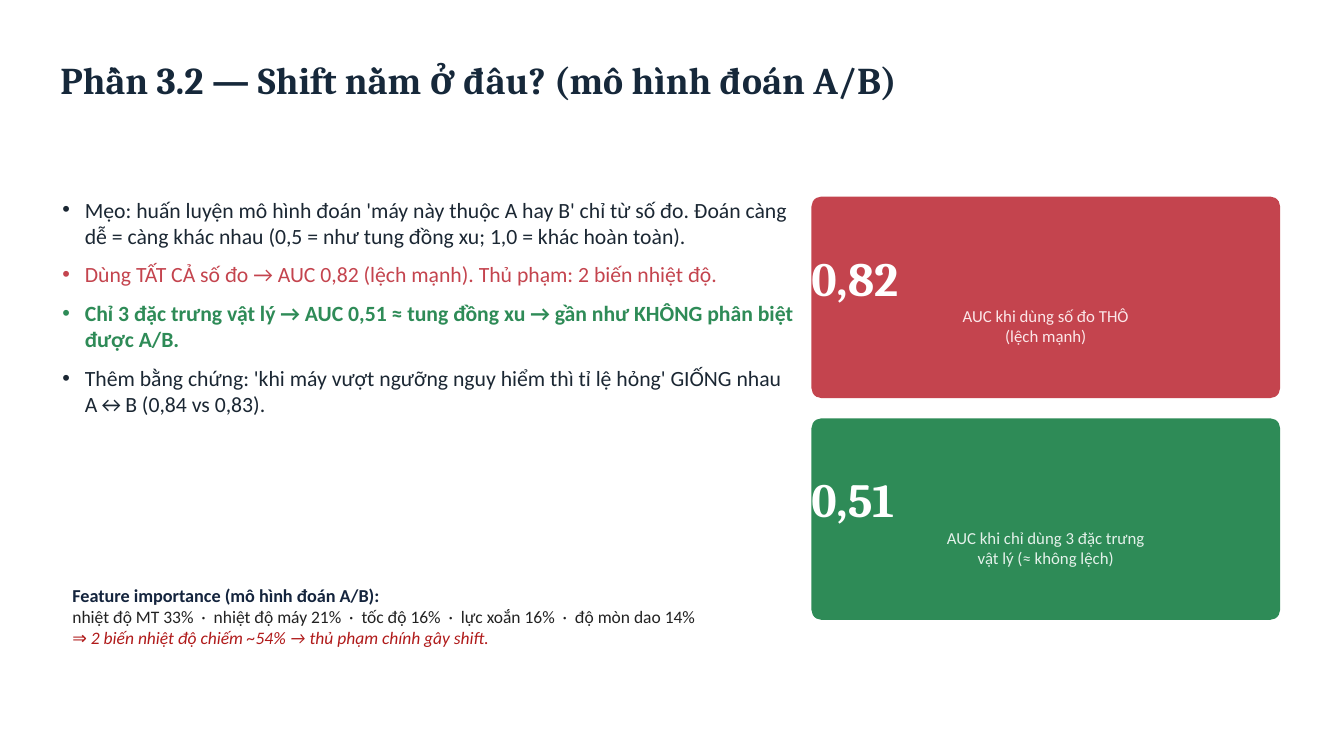
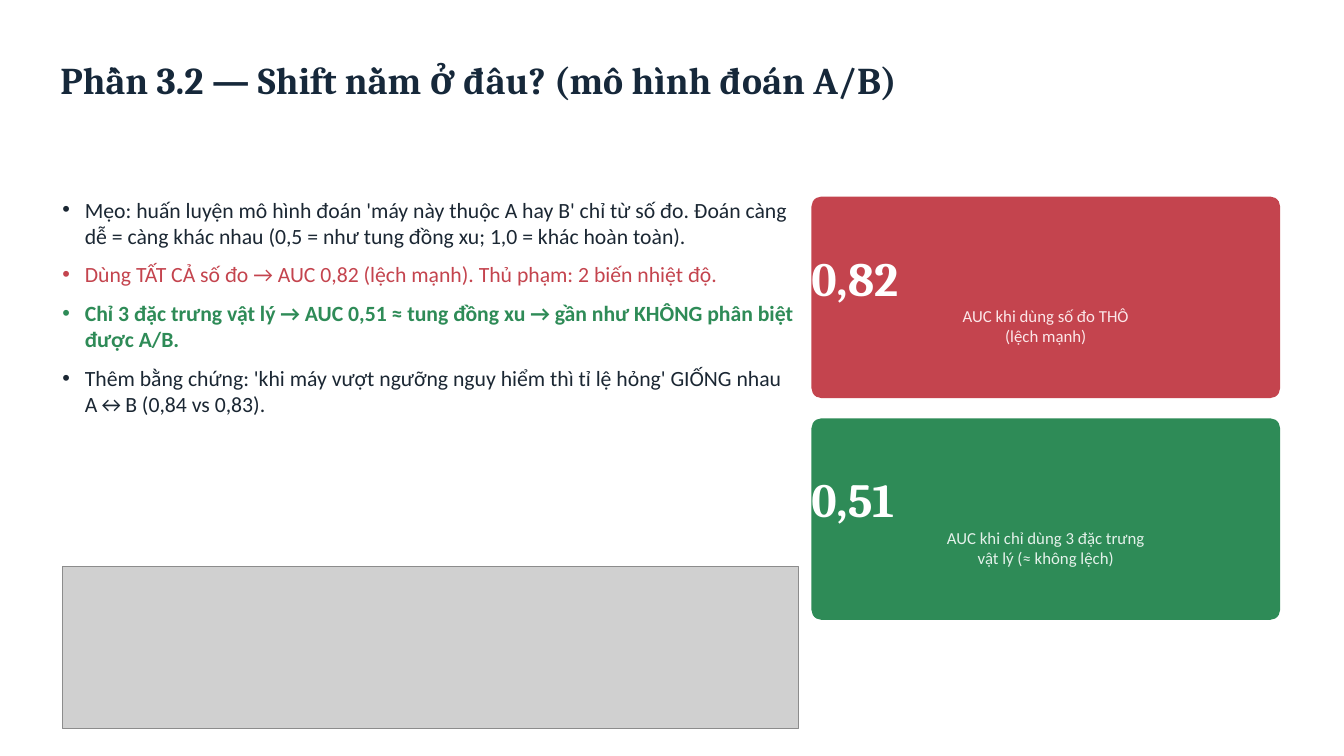
Before and after one commit to tuanhuu3264/MasterDegree_ML_GroupProject, a slide deck: slide 13 of bai_tap_cuoi_khoa/bao_cao/SLIDE_THUYET_TRINH_v6.pptx. Drawn at 1344x756 pixels with LibreOffice and Linux fonts; fonts in the diff are those of the drawing; grey boxes stand for pictures. Boxes give left, top, right and bottom in pixels: in the first picture for what was removed or moved away, otherwise in the second. Text is boxed around its words. In the diff, an @@ line names an element or a change of style, - is before the commit and + after.

```diff
--- a/bai_tap_cuoi_khoa/bao_cao/SLIDE_THUYET_TRINH_v6.pptx
+++ b/bai_tap_cuoi_khoa/bao_cao/SLIDE_THUYET_TRINH_v6.pptx
@@ picture added at <box>63,567,799,729</box> @@
@@ text removed at <box>72,588,695,647</box> @@
-Feature importance (mô hình đoán A/B):
-nhiệt độ MT 33% · nhiệt độ máy 21% · tốc độ 16% · lực xoắn 16% · độ mòn dao 14%
-⇒ 2 biến nhiệt độ chiếm ~54% → thủ phạm chính gây shift.
```
Also in this commit, not shown: 2 other slides changed, 16 other files.
